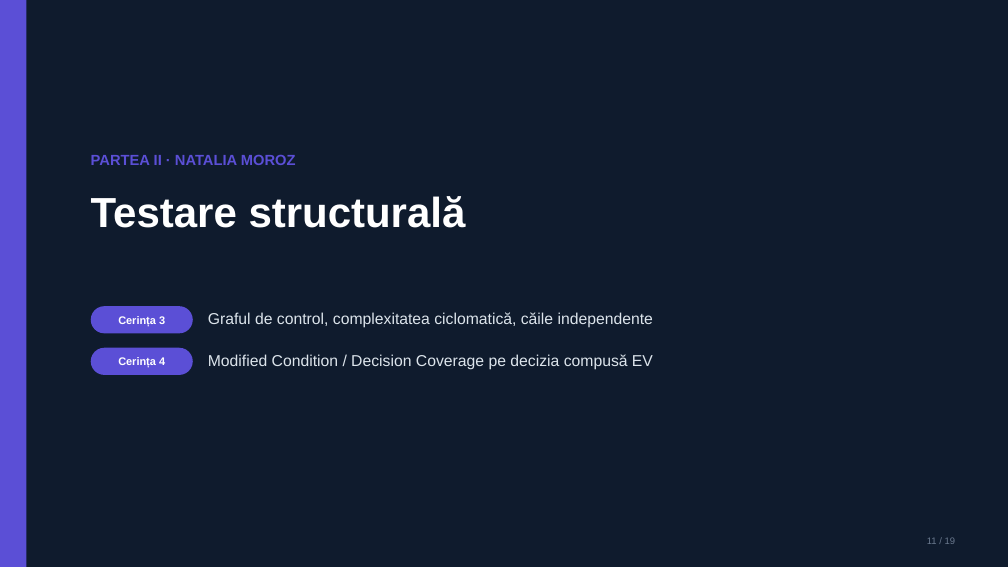
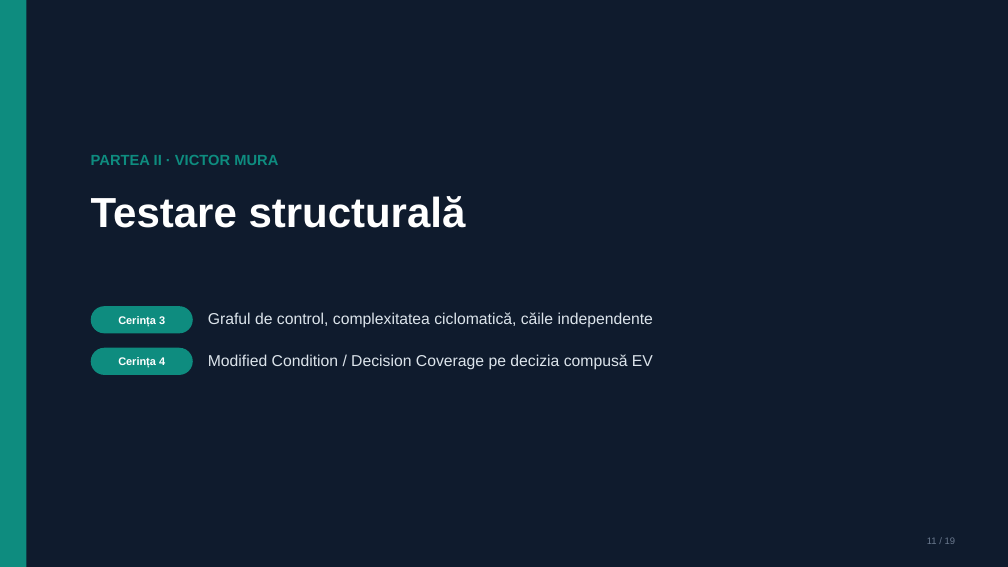
Before and after one commit to victormura/tss, a slide deck: slide 11 of proiect_laborator/docs/Prezentare_Laborator_TSS.pptx. Drawn at 1008x567 pixels with LibreOffice and Linux fonts; fonts in the diff are those of the drawing. Boxes give left, top, right and bottom in pixels: in the first picture for what was removed or moved away, otherwise in the second. Text is boxed around its words. In the diff, an @@ line names an element or a change of style, - is before the commit and + after.

Commit message:
refactor(attribution): switch Student 1 and Student 2 roles and deliverables
- Student 1 (Natalia Moroz): Requirements 1 (Functional testing), 2 (Code coverage), 5 (Equivalent mutant)
- Student 2 (Victor Mura): Requirements 3 (CFG & cyclomatic complexity), 4 (MC/DC), 6 (Non-equivalent mutants), 7 (Mutation tools)
- Synchronized presentation (PPTX & PDF), individual requirement markdown files, README.md, and AI_USAGE_LAB.md

```diff
--- a/proiect_laborator/docs/Prezentare_Laborator_TSS.pptx
+++ b/proiect_laborator/docs/Prezentare_Laborator_TSS.pptx
@@ fill #5B4FD6 to #0E8C7F in 3 elements at [91, 306, 193, 333], [91, 348, 193, 375], [0, 0, 26, 567] @@
@@ text at [91, 155, 278, 165]: text changed; text colour #5B4FD6 to #0E8C7F @@
-PARTEA II · NATALIA MOROZ
+PARTEA II · VICTOR MURA
```
Also in this commit, not shown: 16 other slides changed, 11 other files.
